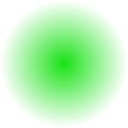
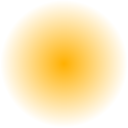
Layers edited between the first and the second 128 × 128 image:
added layer "redlight copy #1" above "redlight copy" over (1, 1, 127, 127)
hid "redlight copy" over (1, 1, 127, 127)
